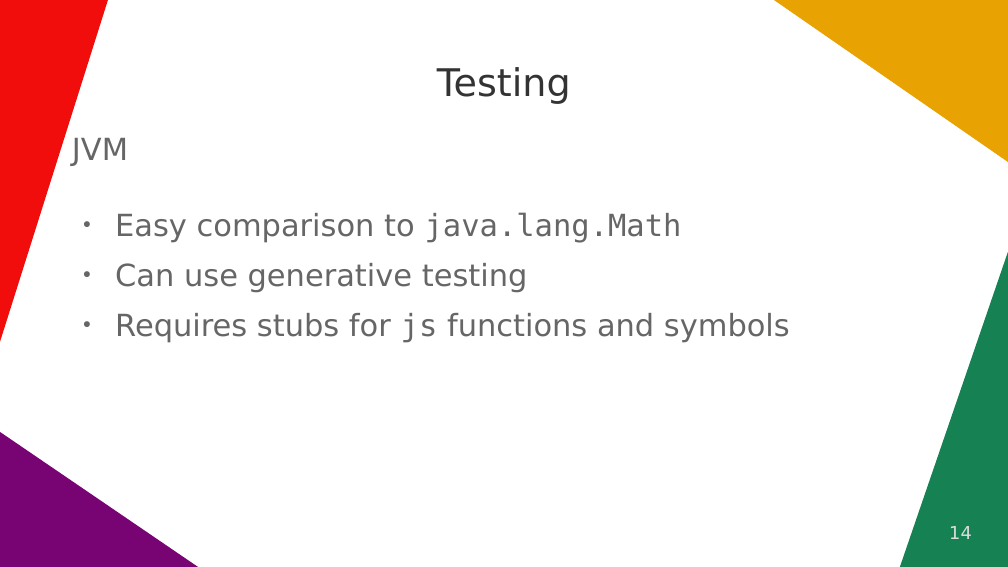
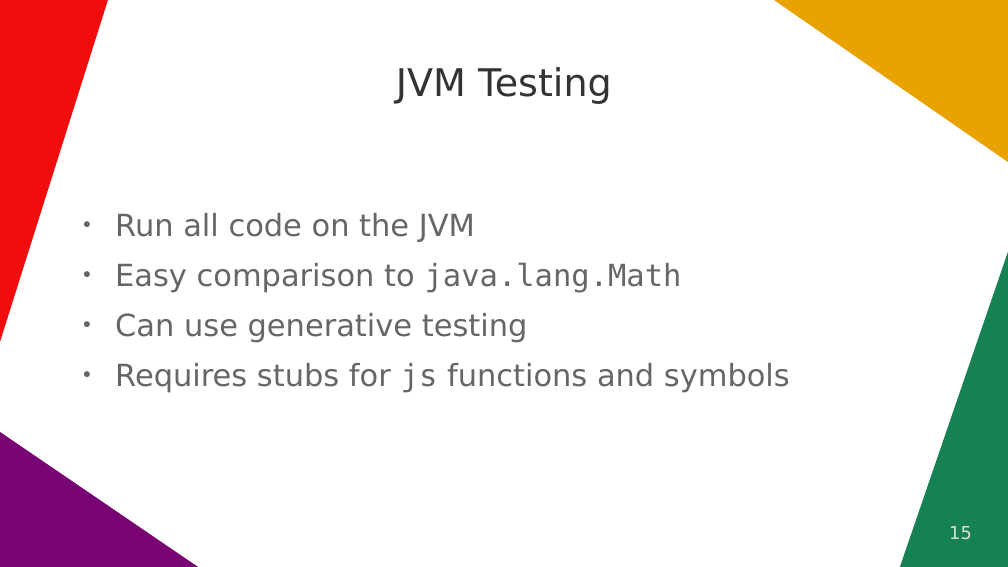
Before and after one commit to quoll/cljs-math, a slide deck: slide 15 of docs/ClojureDays2022.odp (slide 14 before the commit). Drawn at 1008x567 pixels with LibreOffice and Linux fonts; fonts in the diff are those of the drawing. Boxes give left, top, right and bottom in pixels: in the first picture for what was removed or moved away, otherwise in the second. Text is boxed around its words. In the diff, an @@ line names an element or a change of style, - is before the commit and + after.

```diff
--- a/docs/ClojureDays2022.odp
+++ b/docs/ClojureDays2022.odp
@@ title at box(396, 67, 612, 104): text changed @@
-Testing
+JVM Testing
@@ text removed at box(72, 138, 128, 166) @@
-JVM
@@ text at box(115, 213, 475, 242): paragraph added @@
+● Run all code on the JVM
@@ page number at box(949, 526, 972, 540): text changed @@
-14
+15
```
Also in this commit, not shown: 6 other slides changed, 12 slides added, 1 slide removed.
